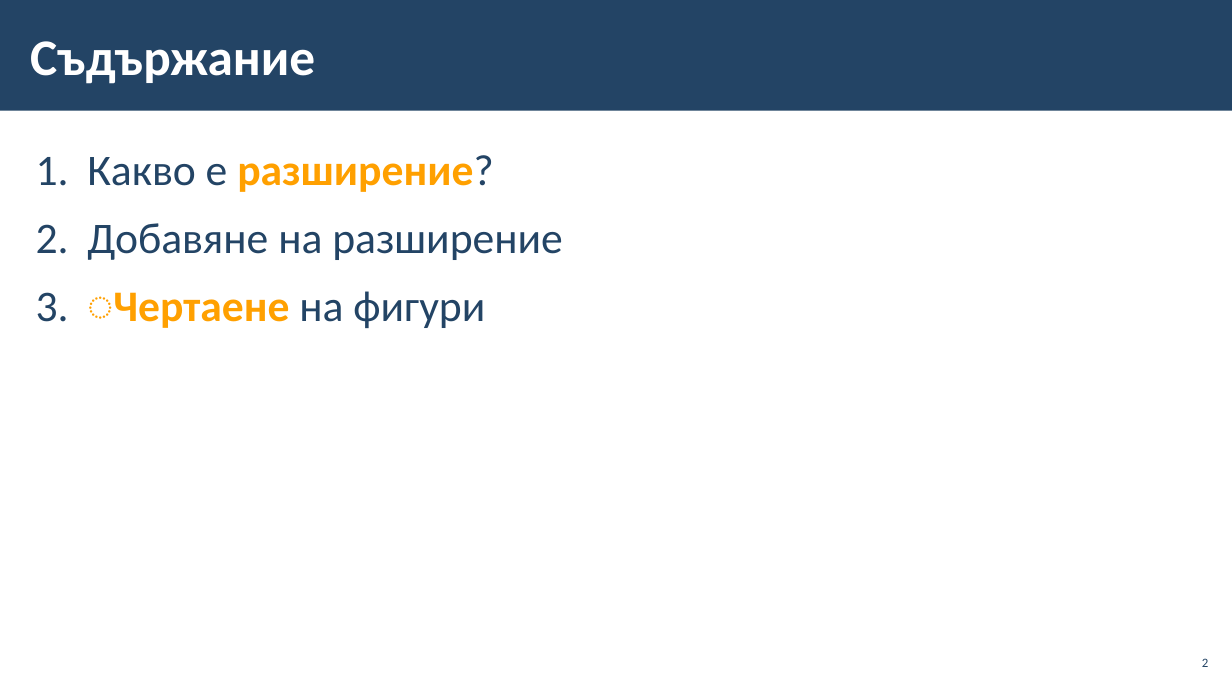
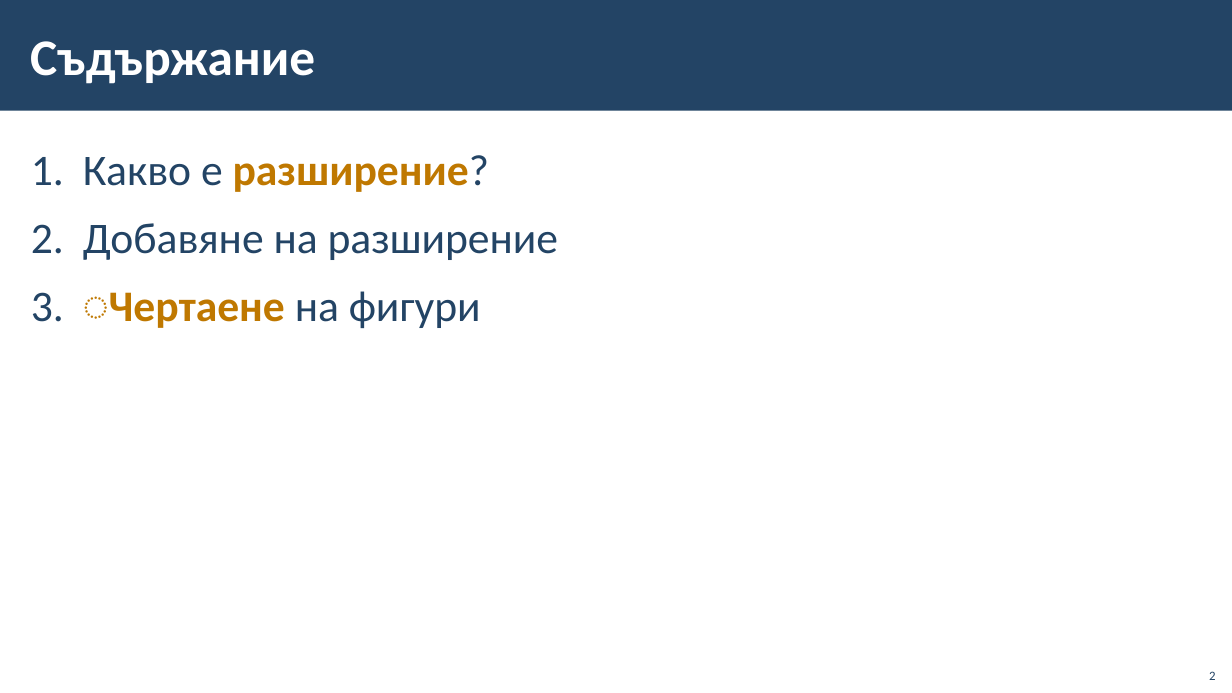
Before and after one commit to BG-IT-Edu/School-Programming, a slide deck: slide 2 of Courses/Computer-Modeling-and-IT/Computer-Modeling-and-IT-5-Class/18-Drawing-Figures/18-Drawing-Figures.pptx. Drawn at 1232x693 pixels with LibreOffice and Linux fonts; fonts in the diff are those of the drawing; background and template pictures are left out. Boxes give left, top, right and bottom in pixels: in the first picture for what was removed or moved away, otherwise in the second. Text is boxed around its words. In the diff, an @@ line names an element or a change of style, - is before the commit and + after.

```diff
--- a/Courses/Computer-Modeling-and-IT/Computer-Modeling-and-IT-5-Class/18-Drawing-Figures/18-Drawing-Figures.pptx
+++ b/Courses/Computer-Modeling-and-IT/Computer-Modeling-and-IT-5-Class/18-Drawing-Figures/18-Drawing-Figures.pptx
@@ text at (83, 155, 490, 328): text colour #FFA000 to #BF7800 in "разширение?", "͏͏͏Чертаене" @@
@@ page number: place and size @@
-page number at (1202, 658, 1208, 667)
+page number at (1209, 671, 1215, 680)
@@ page number at (1209, 671, 1215, 680): vertical alignment middle to bottom @@
```
Also in this commit, not shown: 12 other slides changed, 3 slides added, 3 slides removed, 5 other files.
